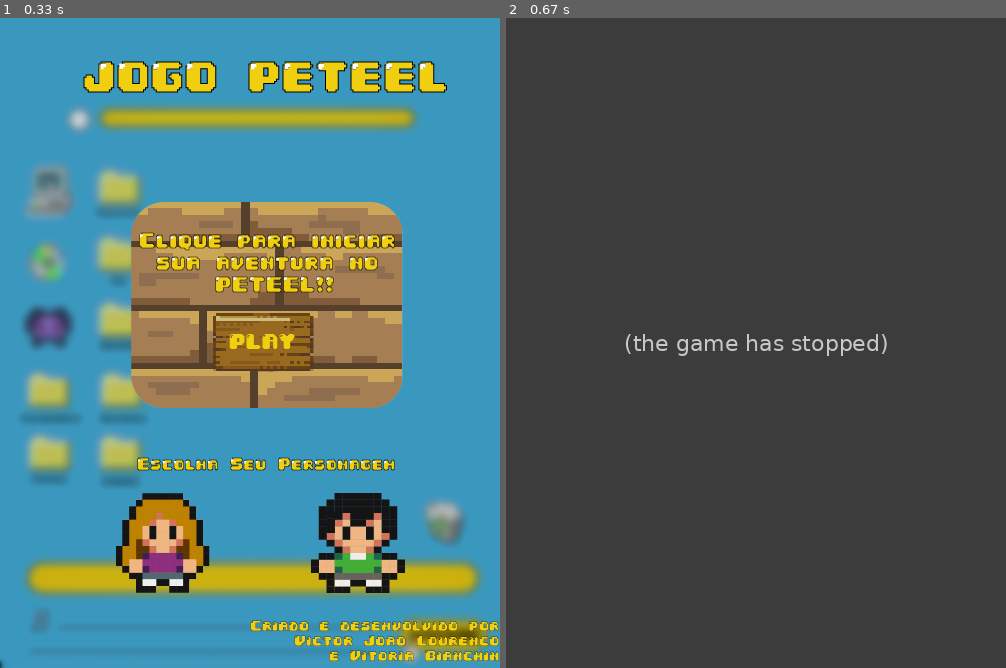
Above: before the commit, frames 1-2 (left to right).
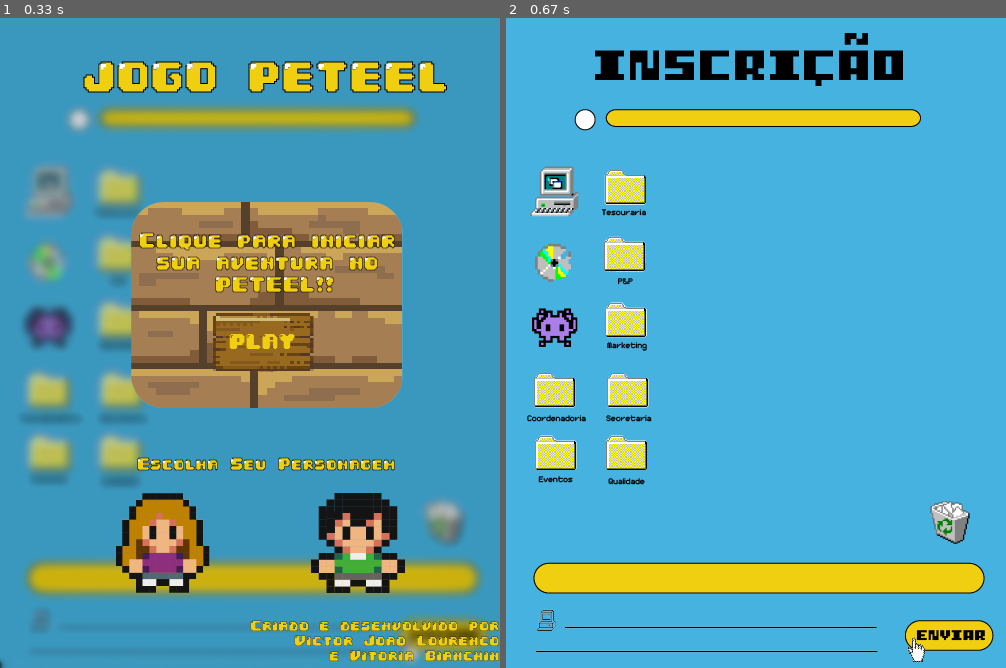
Above: after the commit, the same moments.

Repository: Victor-J-L/JOGO-PETEEL
Game: pygame game, started from primeirafase.py
The game is run twice, just before and just after one commit, with the same random seed, the same clock (stepped at 60 frames per second) and the same inputs.
Inputs (mouse positions are in pixels of both pictures, inside the frame that each line leads up to):
- Up to frame 1 (0.33 s): no input
- Up to frame 2 (0.67 s): click (756, 343) at 0.38 s

Frame 1 is identical in both runs. In frame 2, 100% of the frame differs, in the area x 0-100%, y 0-100%.
Error before the commit: UnboundLocalError: cannot access local variable 'sp_personagem' where it is not associated w...; the game stopped at 0.43 s (later frames are placeholders)

Commit message:
tentando

Diff:
--- a/primeirafase.py
+++ b/primeirafase.py
@@ -61,14 +61,12 @@
     sp_p2frente.rect.left = 200
     sp_p2frente.rect.right = 405
 
-    '''#PERSONAGEM
-
-    personagem = pygame.image.load("Imagens/personagem/personagem2frente_min.png") #personagem1frente
+    personagem = pygame.image.load("Imagens/personagem/personagem1frente.png")
     sp_personagem = pygame.sprite.Sprite()
     sp_personagem.personagem = personagem
     sp_personagem.rect = personagem.get_rect()
-    sp_personagem.rect.top = 470
-    sp_personagem.rect.left = 900'''
+    sp_personagem.rect.top = 800
+    sp_personagem.rect.left = 200
 
     #Plataforma Primeira Fase
     plataforma1 = pygame.image.load("Imagens/Primeira Fase/plataforma.png") #personagem2frente
@@ -98,8 +96,6 @@
     sp_inconefinal1.rect.left = 280
     sp_inconefinal1.rect.right = 300
 
-
-
     sair = False
     while sair != True:
         for event in pygame.event.get():
@@ -117,8 +113,8 @@
                 sp_personagem = pygame.sprite.Sprite()
                 sp_personagem.personagem = personagem
                 sp_personagem.rect = personagem.get_rect()
-                sp_personagem.rect.top = 400
-                sp_personagem.rect.left = 200
+                sp_personagem.rect.top = 480
+                sp_personagem.rect.left = 228
 
         if xmouse >= sp_p2frente.rect.left and xmouse <= sp_p2frente.rect.right and ymouse <= sp_p2frente.rect.bottom and ymouse >= sp_p2frente.rect.top:
             if event.type == pygame.MOUSEBUTTONDOWN:
@@ -126,7 +122,7 @@
                 sp_personagem = pygame.sprite.Sprite()
                 sp_personagem.personagem = personagem
                 sp_personagem.rect = personagem.get_rect()
-                sp_personagem.rect.top = 400
+                sp_personagem.rect.top = 480
                 sp_personagem.rect.left = 200
 
         if xmouse >= sp_play.rect.left and xmouse <= sp_play.rect.right and ymouse <= 351 and ymouse >= 295:
@@ -136,8 +132,11 @@
                 sp_p1frente.rect.left = 800
                 sp_p2frente.rect.left = 800
                 fundo = pygame.image.load("Imagens/Primeira Fase/fundo1_1.png")
+                pygame.display.update()
+                pygame.display.flip()
                 tela.blit(sp_personagem.personagem, sp_personagem.rect)
-                pygame.display.update()
+
+
 
 
         tela.blit(fundo, (0,0))
@@ -148,6 +147,7 @@
         tela.blit(sp_play.botaoplay, sp_play.rect)
         tela.blit(sp_p1frente.p1frente, sp_p1frente.rect)
         tela.blit(sp_p2frente.p1frente, sp_p2frente.rect)
+        tela.blit(sp_personagem.personagem, sp_personagem.rect)
 
 
         pygame.display.update()
